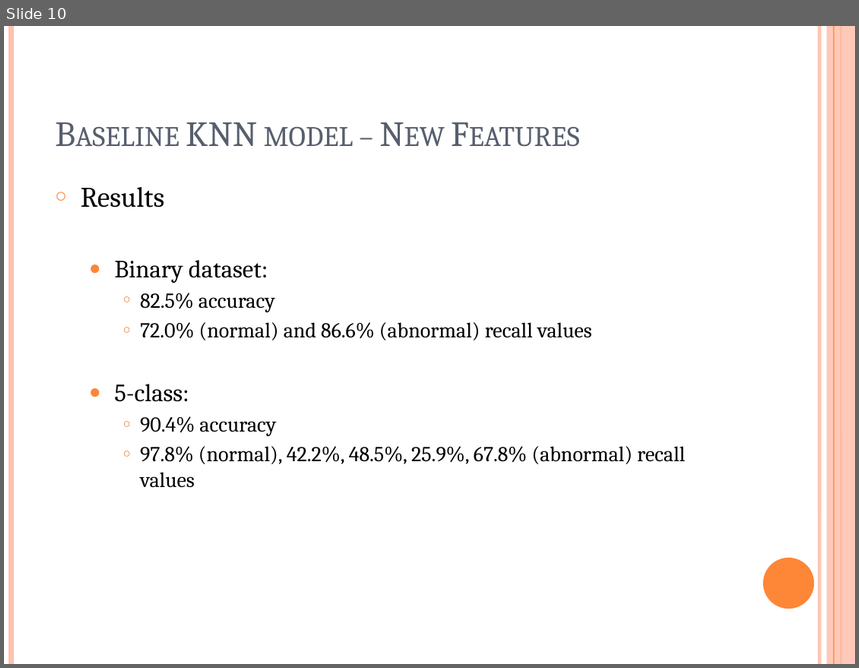
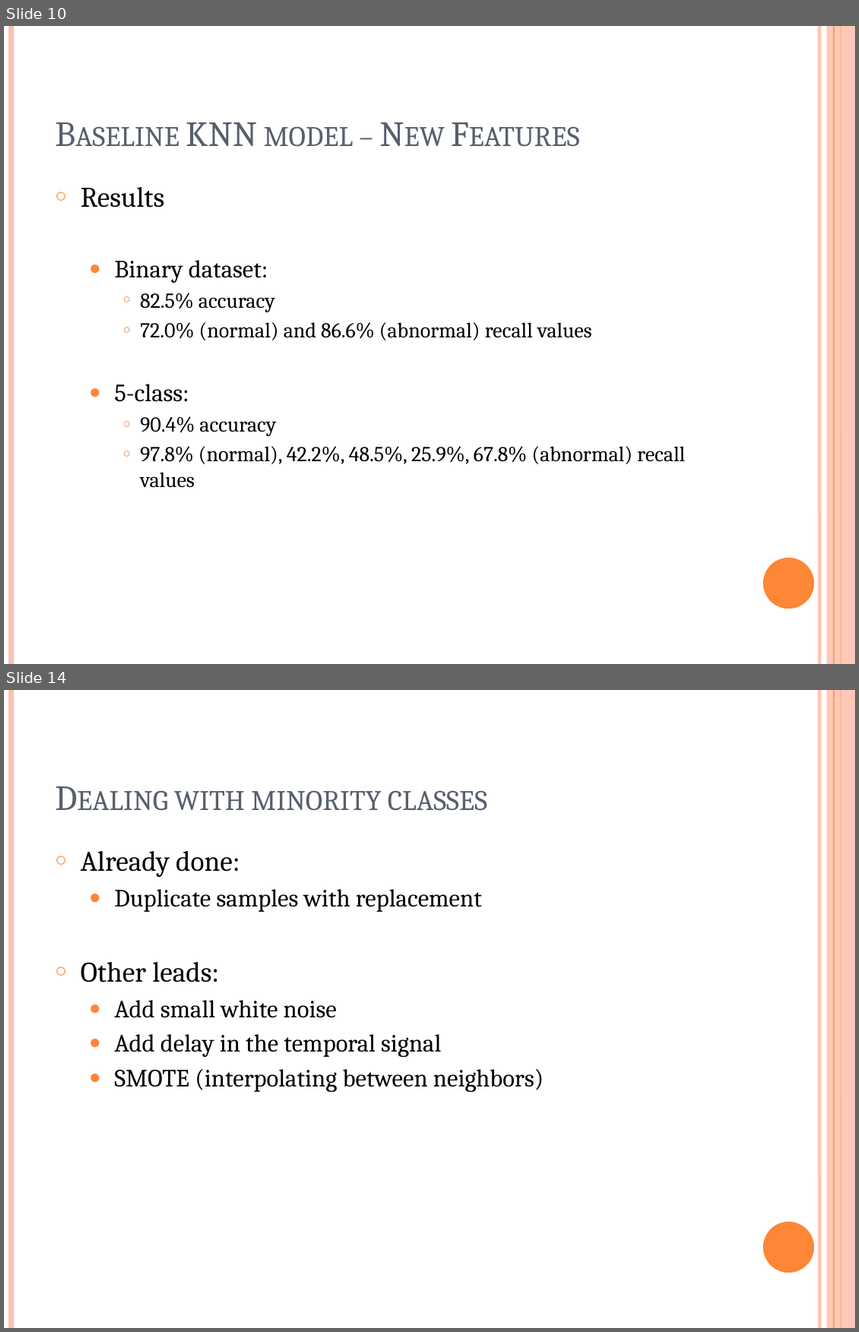
Before and after one commit to EmilieTrouillard/AdvCDA_case1, a slide deck: ECG_presentation3.pptx. Shown one above the other, each under a label of ours: slide 10 before the commit, slides 10 and 14 after it; the slides between them are not shown. The pictures are 859x668 and 859x1332 pixels, drawn with LibreOffice and Linux fonts; fonts in the diff are those of the drawing. Boxes give left, top, right and bottom in pixels: in the first picture for what was removed or moved away, otherwise in the second. Text is boxed around its words. In the diff, an @@ line names an element or a change of style, - is before the commit and + after.

```diff
--- a/ECG_presentation3.pptx
+++ b/ECG_presentation3.pptx
@@ slide 14 added at (x1=4, y1=690, x2=855, y2=1328), background #FFFFFF; not listed: 6 template elements that a slide beside it also shows @@
@@ title added at (x1=174, y1=791, x2=487, y2=811), 30 pt, text #575F6D, small capitals @@
+Dealing with minority classes
@@ text added at (x1=81, y1=851, x2=544, y2=1092), 21 pt, text #000000 @@
+○ Already done:
+  ● Duplicate samples with replacement
+○ Other leads:
+  ● Add small white noise
+  ● Add delay in the temporal signal
+  ● SMOTE (interpolating between neighbors)
```
Also in this commit, not shown: 1 slide changed, 3 other slides added, 1 other file.
